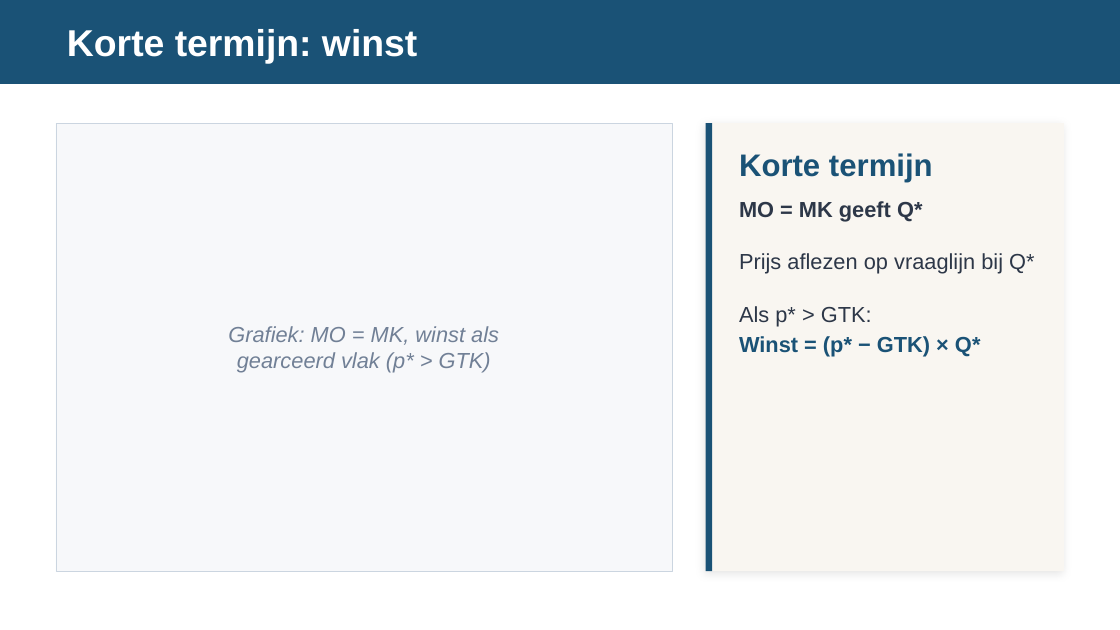
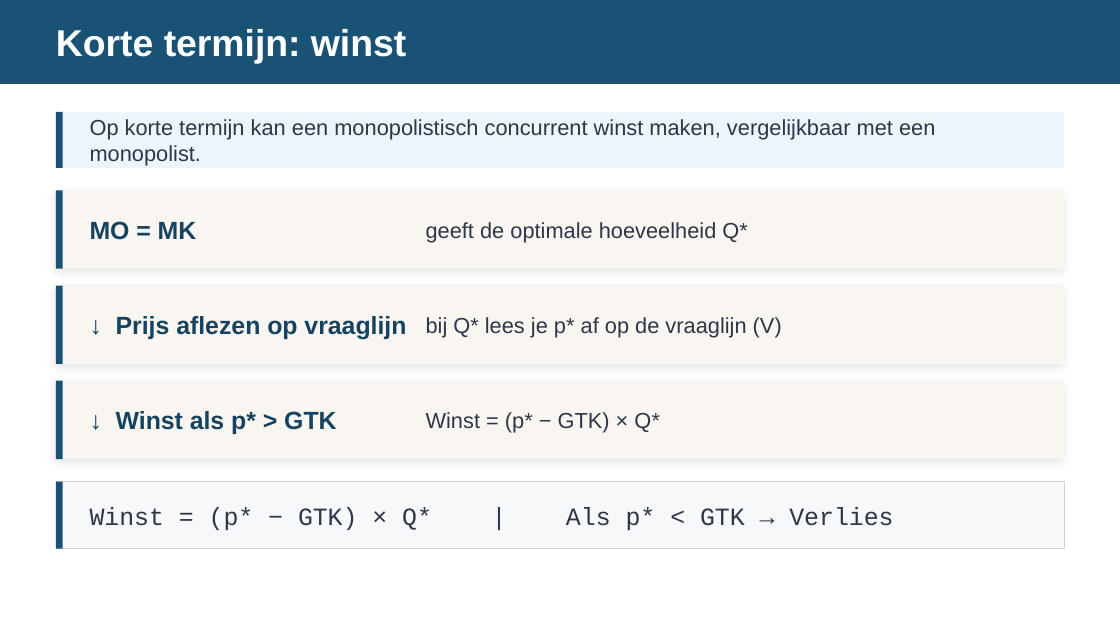
Before and after one commit to meijer1973/economie-vwo4-m3, a slide deck: slide 5 of 3.2 Hoofdstuk 2 - Marktvormen en hun marktevenwicht/3.2.5 Paragraaf 5 - Monopolistische concurrentie/2. Leren/3.2.5 Monopolistische concurrentie – presentatie.pptx. Drawn at 1120x630 pixels with LibreOffice and Linux fonts; fonts in the diff are those of the drawing. Boxes give left, top, right and bottom in pixels: in the first picture for what was removed or moved away, otherwise in the second. Text is boxed around its words. In the diff, an @@ line names an element or a change of style, - is before the commit and + after.

```diff
--- a/3.2 Hoofdstuk 2 - Marktvormen en hun marktevenwicht/3.2.5 Paragraaf 5 - Monopolistische concurrentie/2. Leren/3.2.5 Monopolistische concurrentie – presentatie.pptx
+++ b/3.2 Hoofdstuk 2 - Marktvormen en hun marktevenwicht/3.2.5 Paragraaf 5 - Monopolistische concurrentie/2. Leren/3.2.5 Monopolistische concurrentie – presentatie.pptx
@@ text "Korte termijn: winst": place and size @@
-text "Korte termijn: winst" at (67,29,417,64)
+text "Korte termijn: winst" at (56,29,406,64)
@@ rectangle: place and size @@
-rectangle at (56,123,672,571)
+rectangle at (56,112,1064,168)
@@ rectangle at (56,112,1064,168): fill #F7F8FA to #EBF5FB; outline #CBD5E0 0.5 pt to none; proportions changed @@
@@ rectangle added at (56,112,63,168), fill #1A5276 @@
@@ text added at (90,119,935,166), 14 pt, text #2D3748 @@
+Op korte termijn kan een monopolistisch concurrent winst maken, vergelijkbaar met een monopolist.
@@ rectangle removed at (706,123,1064,571) @@
@@ rectangle removed at (706,123,712,571) @@
@@ text removed at (739,153,933,182) @@
-Korte termijn
@@ rectangle added at (56,190,1064,269), fill #F9F6F1 @@
@@ rectangle added at (56,190,63,269), fill #1A5276 @@
@@ text "MO = MK" at (90,221,197,240): vertical alignment top to middle @@
@@ text at (90,221,197,240): text changed; size 14 to 16 pt; text colour #2D3748 to #154360; bold on @@
-MO = MK geeft Q*
-Prijs aflezen op vraaglijn bij Q*
-Als p* > GTK:
-Winst = (p* − GTK) × Q*
+MO = MK
@@ text added at (426,222,747,243), 14 pt, text #2D3748 @@
+geeft de optimale hoeveelheid Q*
@@ rectangle added at (56,286,1064,364), fill #F9F6F1 @@
@@ rectangle added at (56,286,63,364), fill #1A5276 @@
@@ text added at (116,316,406,340), 16 pt, text #154360, bold @@
+↓ Prijs aflezen op vraaglijn
@@ text added at (426,317,782,338), 14 pt, text #2D3748 @@
+bij Q* lees je p* af op de vraaglijn (V)
@@ rectangle added at (56,381,1064,459), fill #F9F6F1 @@
@@ rectangle added at (56,381,63,459), fill #1A5276 @@
@@ text at (116,411,336,434): text changed; size 14 to 16 pt; text colour #718096 to #154360; bold on; italic off @@
-Grafiek: MO = MK, winst als
-gearceerd vlak (p* > GTK)
+↓ Winst als p* > GTK
@@ text added at (426,412,659,433), 14 pt, text #2D3748 @@
+Winst = (p* − GTK) × Q*
@@ rectangle added at (56,482,1064,549), fill #F7F8FA, outline #CBD5E0 0.5 pt @@
@@ rectangle added at (56,482,63,549), fill #1A5276 @@
@@ text added at (90,507,893,530), 16 pt, text #2D3748 @@
+Winst = (p* − GTK) × Q* | Als p* < GTK → Verlies
```
Also in this commit, not shown: 11 other slides changed, 1 slide added.
